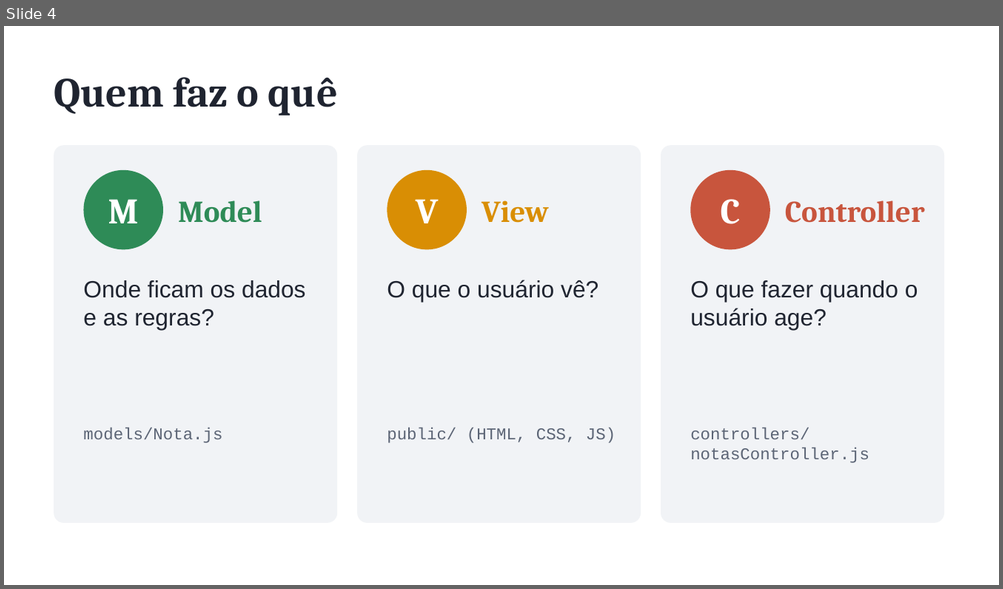
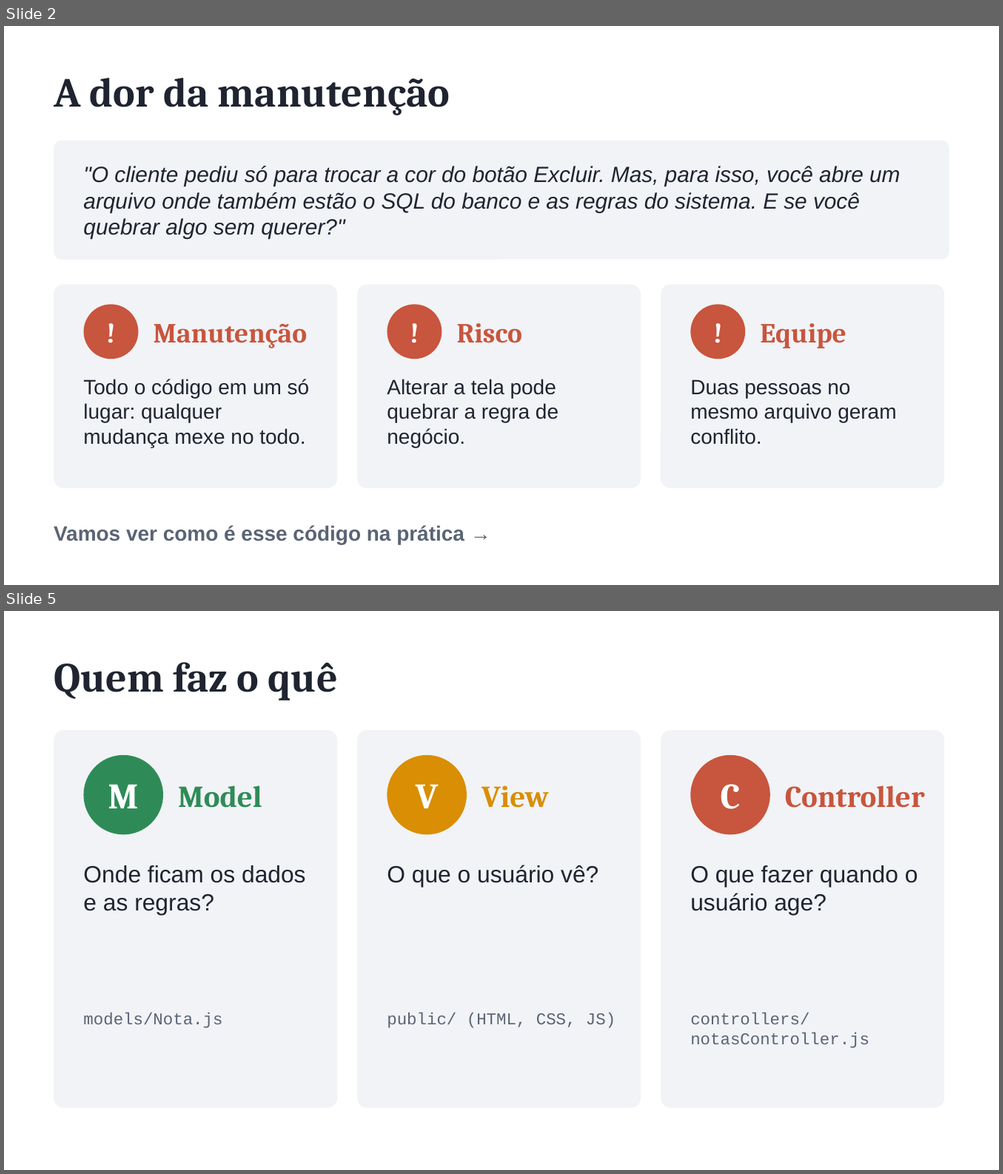
Before and after one commit to johnnysoutodev/mvc-app-anotacoes, a slide deck: docs/aula-mvc.pptx. Shown one above the other, each under a label of ours: slide 4 before the commit, slides 2 and 5 after it; the slides between them are not shown. The pictures are 1003x589 and 1003x1174 pixels, drawn with LibreOffice and Linux fonts; fonts in the diff are those of the drawing. Boxes give left, top, right and bottom in pixels: in the first picture for what was removed or moved away, otherwise in the second. Text is boxed around its words. In the diff, an @@ line names an element or a change of style, - is before the commit and + after.

```diff
--- a/docs/aula-mvc.pptx
+++ b/docs/aula-mvc.pptx
@@ slide 2 added at <box>4,26,999,585</box>, background #FFFFFF @@
@@ text added at <box>54,78,449,116</box>, 30 pt, text #1F2430, bold @@
+A dor da manutenção
@@ rounded rectangle added at <box>54,141,949,260</box>, fill #F1F3F6 @@
@@ text added at <box>83,166,899,239</box>, 16 pt, text #1F2430, italic @@
+"O cliente pediu só para trocar a cor do botão Excluir. Mas, para isso, você abre um arquivo onde também estão o SQL do banco e as regras do sistema. E se você quebrar algo sem querer?"
@@ rounded rectangle added at <box>54,284,337,488</box>, fill #F1F3F6 @@
@@ rounded rectangle added at <box>357,284,640,488</box>, fill #F1F3F6 @@
@@ rounded rectangle added at <box>660,284,944,488</box>, fill #F1F3F6 @@
@@ ellipse added at <box>84,304,138,359</box>, fill #C8553D @@
@@ text added at <box>84,304,138,359</box>, 20 pt, text #FFFFFF, bold @@
+!
@@ ellipse added at <box>387,304,441,359</box>, fill #C8553D @@
@@ text added at <box>387,304,441,359</box>, 20 pt, text #FFFFFF, bold @@
+!
@@ ellipse added at <box>690,304,745,359</box>, fill #C8553D @@
@@ text added at <box>690,304,745,359</box>, 20 pt, text #FFFFFF, bold @@
+!
@@ text added at <box>153,323,307,349</box>, 20 pt, text #C8553D, bold @@
+Manutenção
@@ text added at <box>457,323,522,343</box>, 20 pt, text #C8553D, bold @@
+Risco
@@ text added at <box>760,323,845,349</box>, 20 pt, text #C8553D, bold @@
+Equipe
@@ text added at <box>83,379,310,448</box>, 15 pt, text #1F2430 @@
+Todo o código em um só lugar: qualquer mudança mexe no todo.
@@ text added at <box>387,379,558,448</box>, 15 pt, text #1F2430 @@
+Alterar a tela pode quebrar a regra de negócio.
@@ text added at <box>690,380,896,445</box>, 15 pt, text #1F2430 @@
+Duas pessoas no mesmo arquivo geram conflito.
@@ text added at <box>54,526,464,545</box>, 15 pt, text #5B6475, bold @@
+Vamos ver como é esse código na prática →
@@ what was slide 4 is now slide 5 @@
```
Also in this commit, not shown: 2 slides changed, 1 other slide added, 1 slide removed, 4 other files.
